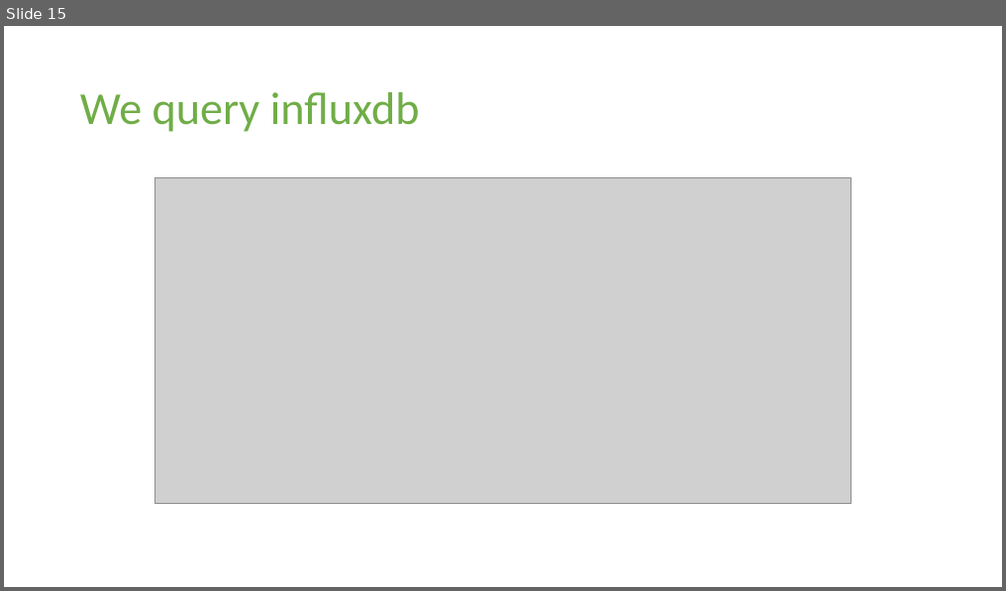
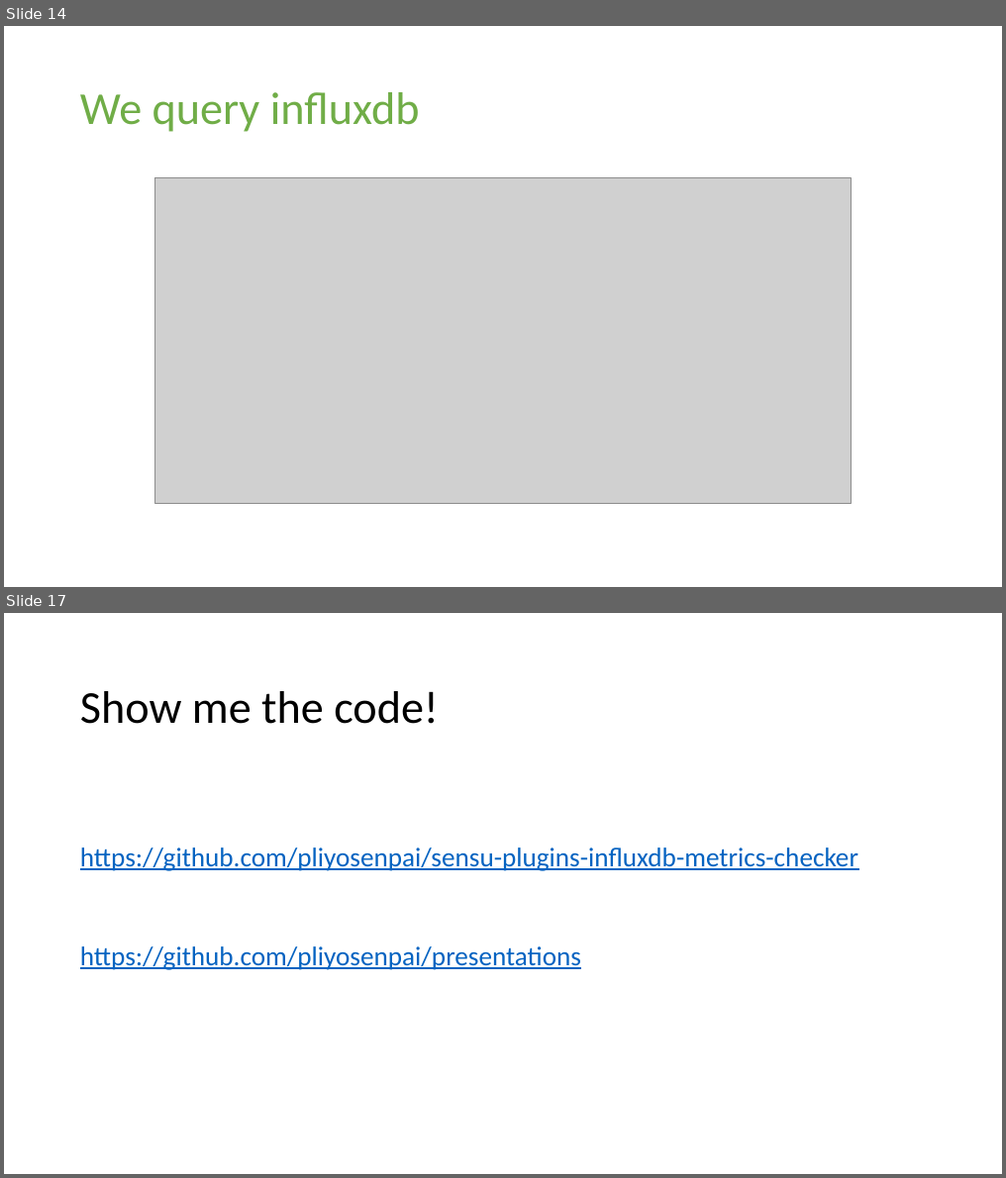
Before and after one commit to pliyo/presentations, a slide deck: SensuChecks.pptx. Shown one above the other, each under a label of ours: slide 15 before the commit, slides 14 and 17 after it; the slides between them are not shown. The pictures are 1006x591 and 1006x1178 pixels, drawn with LibreOffice and Linux fonts; fonts in the diff are those of the drawing; grey boxes stand for pictures. Boxes give left, top, right and bottom in pixels: in the first picture for what was removed or moved away, otherwise in the second. Text is boxed around its words. In the diff, an @@ line names an element or a change of style, - is before the commit and + after.

Commit message:
Updating Sensu Presentation

```diff
--- a/SensuChecks.pptx
+++ b/SensuChecks.pptx
@@ slide 17 added at [4,613,1002,1174], background #FFFFFF @@
@@ title added at [80,691,439,724], 44 pt, text #000000 @@
+Show me the code!
@@ text added at [80,848,858,970], 25.9 pt, text #0563C1, underline @@
+https://github.com/pliyosenpai/sensu-plugins-influxdb-metrics-checker
+https://github.com/pliyosenpai/presentations
@@ what was slide 15 is now slide 14 @@
```
Also in this commit, not shown: 2 slides changed, 2 other slides added, 1 slide removed.
